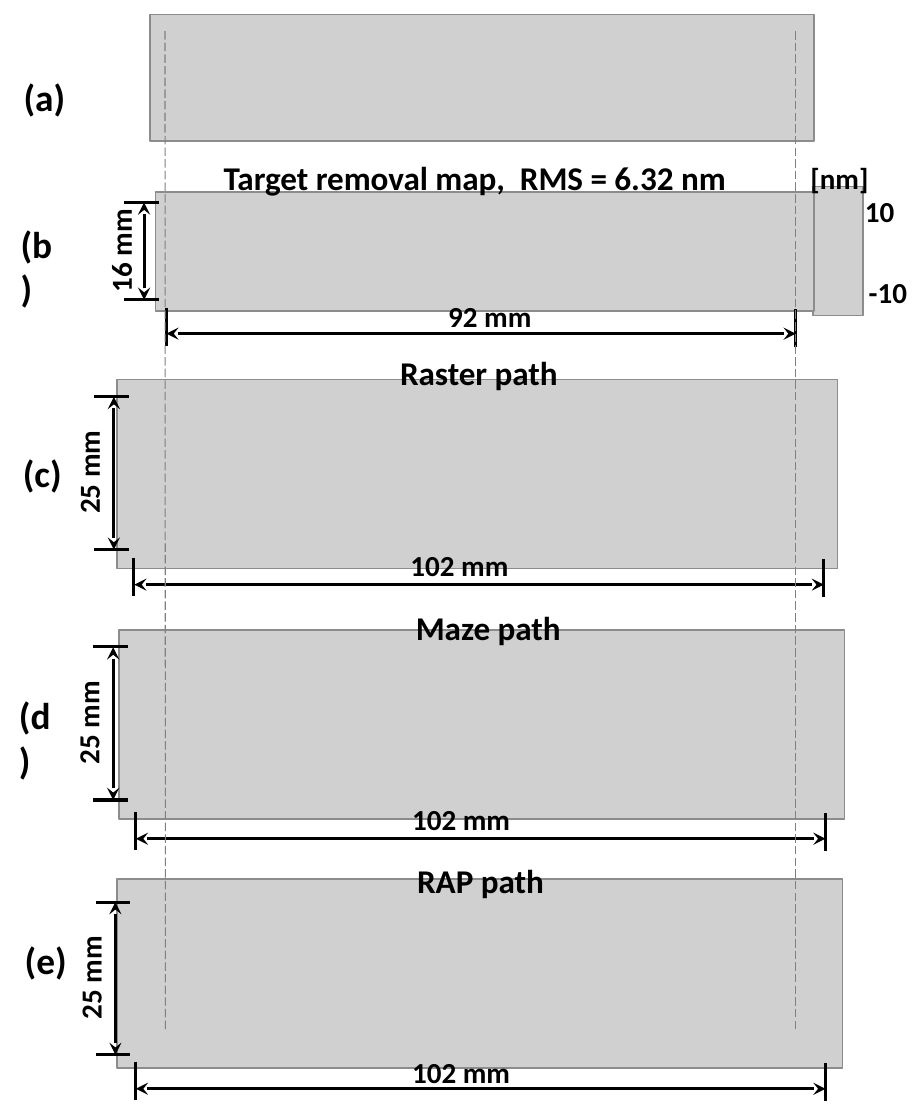
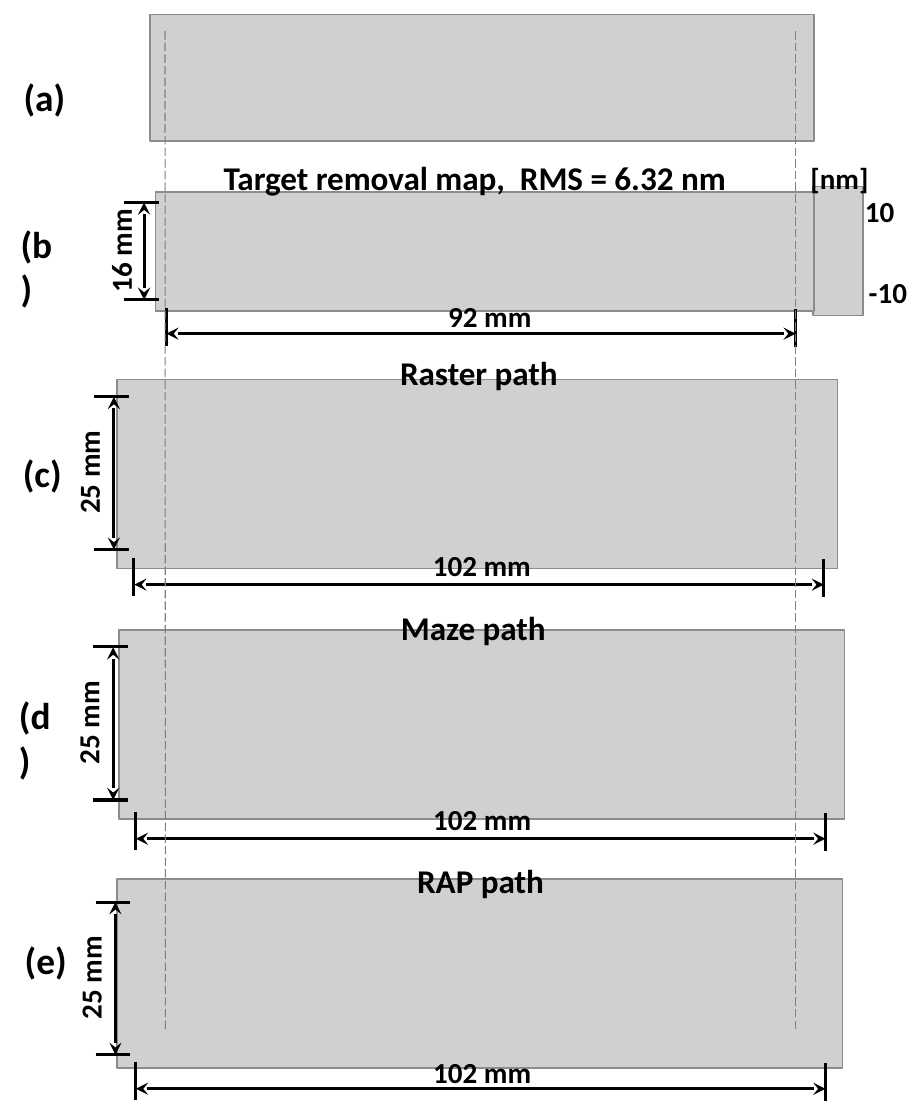
Before and after one commit to TWANG006/pvt-scheduler, a slide deck: slide 1 of paper/fig-ppt/initial_map_and_paths.pptx. Drawn at 917x1120 pixels with LibreOffice and Linux fonts; fonts in the diff are those of the drawing; grey boxes stand for pictures. Boxes give left, top, right and bottom in pixels: in the first picture for what was removed or moved away, otherwise in the second. Text is boxed around its words. In the diff, an @@ line names an element or a change of style, - is before the commit and + after.

```diff
--- a/paper/fig-ppt/initial_map_and_paths.pptx
+++ b/paper/fig-ppt/initial_map_and_paths.pptx
@@ text "102 mm": place and size @@
-text "102 mm" at box(410, 557, 508, 583)
+text "102 mm" at box(433, 557, 531, 583)
@@ text "Maze path": place and size @@
-text "Maze path" at box(416, 613, 561, 646)
+text "Maze path" at box(401, 613, 546, 646)
@@ text "102 mm": place and size @@
-text "102 mm" at box(412, 811, 510, 837)
+text "102 mm" at box(433, 811, 531, 837)
@@ text "102 mm": place and size @@
-text "102 mm" at box(412, 1064, 510, 1090)
+text "102 mm" at box(433, 1064, 531, 1090)
```
Also in this commit, not shown: 1 other file.
